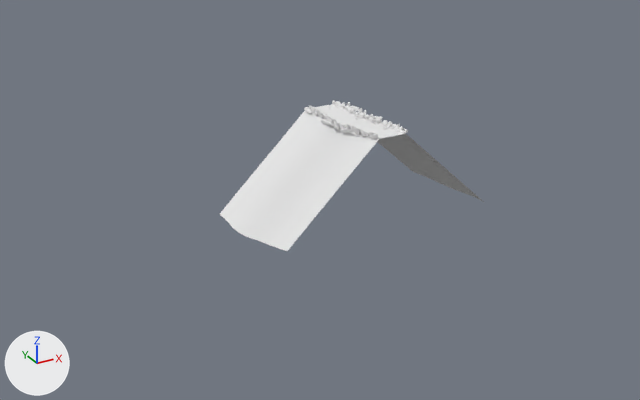
What one commit did to the OBJ model VektoriaApp/models/RoadTiles/RoadTiles_Curve_UpDown/RoadTiles_Curve_L_Up/RoadTile_Curve_L_Up0.obj.
Camera for both pictures: a 50 mm lens placed at (-1482.0, -2367.0, 944.0), pointed at (-174.0, 11.0, -245.0). Arrows for +X, +Y and +Z are at lower left; the lights stay in place. Where no turn or scale is listed for an object, it has been applied to the vertices. Vertices at the same position are counted once.

In view in the first picture: 'Rocks_LowPoly1_Cube.010'.
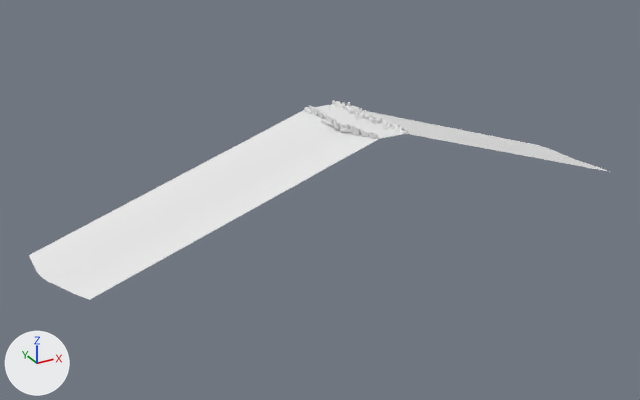
Pixel boxes (x1, y1, x2, y2) of what changed, in the pictures (640 x 400 px):
'Rocks_LowPoly1_Cube.010', reshaped (120% wider, 32% taller)
    before: (220, 100, 484, 251)
    after: (29, 100, 610, 300)
part 1 of me_rocks_lowpoly1_cube_010, deleted
    before: (220, 111, 379, 251)
part 2 of me_rocks_lowpoly1_cube_010, deleted
    before: (377, 134, 484, 202)
part 3 of me_rocks_lowpoly1_cube_010, added
    after: (29, 110, 378, 300)
part 4 of me_rocks_lowpoly1_cube_010, added
    after: (354, 110, 610, 172)

Patch to the scene script:
```diff
--- a/VektoriaApp/models/RoadTiles/RoadTiles_Curve_UpDown/RoadTiles_Curve_L_Up/RoadTile_Curve_L_Up0.obj.py
+++ b/VektoriaApp/models/RoadTiles/RoadTiles_Curve_UpDown/RoadTiles_Curve_L_Up/RoadTile_Curve_L_Up0.obj.py
@@ me_rocks_lowpoly1_cube_010 @@
 # used by ob_rocks_lowpoly1_cube_010; location = (0.0, 0.0, 0.0)
-me_rocks_lowpoly1_cube_010.from_pydata(...)  # 4635 vertices, 9072 faces, 5 loose edges; spans x -480.0..397.0, y -150.0..150.0, z -315.0..52.0
+me_rocks_lowpoly1_cube_010.from_pydata(...)  # 4635 vertices, 9072 faces, 5 loose edges; spans x -1102.0..999.0, y -150.0..150.0, z -315.0..52.0
+# me_rocks_lowpoly1_cube_010 part 1: 12 vertices removed from x -480.0..-380.0, y -150.0..150.0, z -315.0..-285.0
+# me_rocks_lowpoly1_cube_010 part 2: 12 vertices removed from x 297.0..397.0, y -150.0..150.0, z -315.0..-285.0
+# me_rocks_lowpoly1_cube_010 part 3: 12 vertices added at x -1102.0..-1002.0, y -150.0..150.0, z -315.0..-285.0
+# me_rocks_lowpoly1_cube_010 part 4: 12 vertices added at x 900.0..999.0, y -150.0..150.0, z -315.0..-285.0
 me_rocks_lowpoly1_cube_010.materials.append(mat_rocks_014)
```
